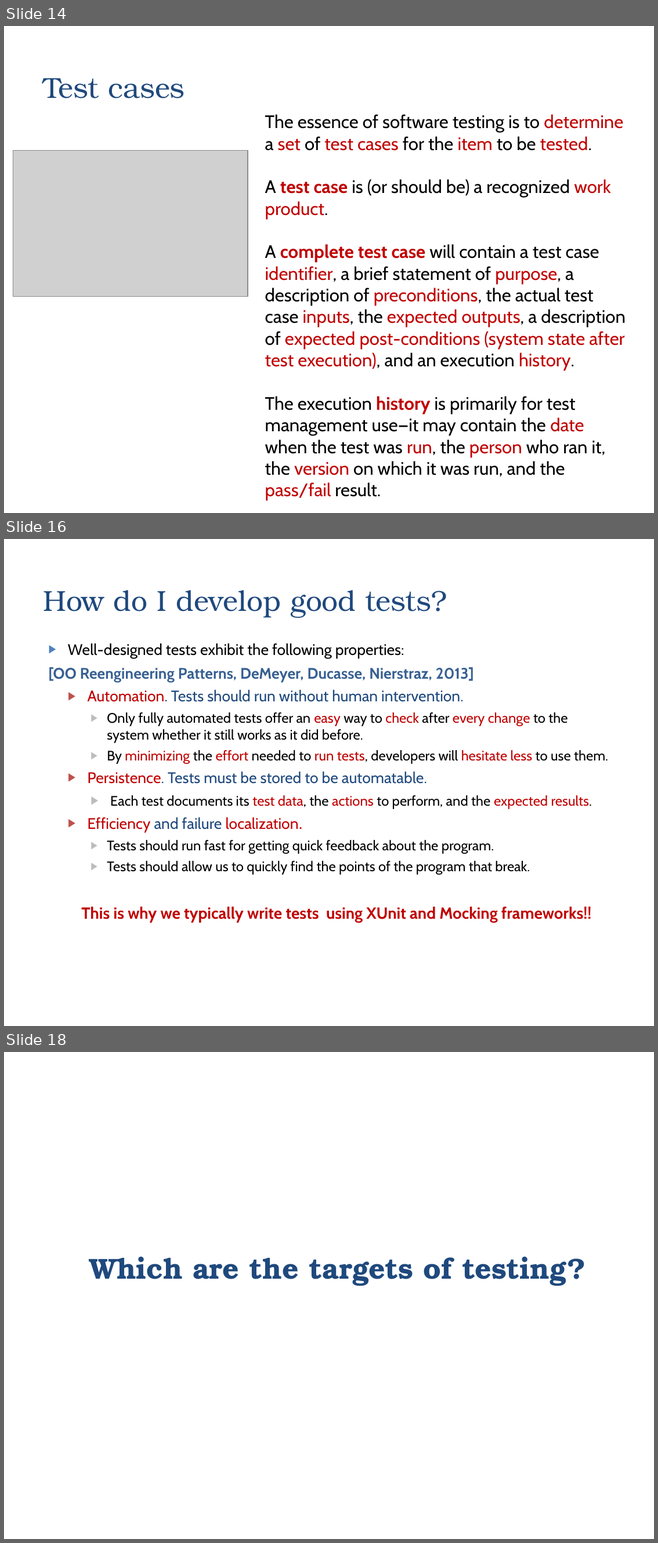
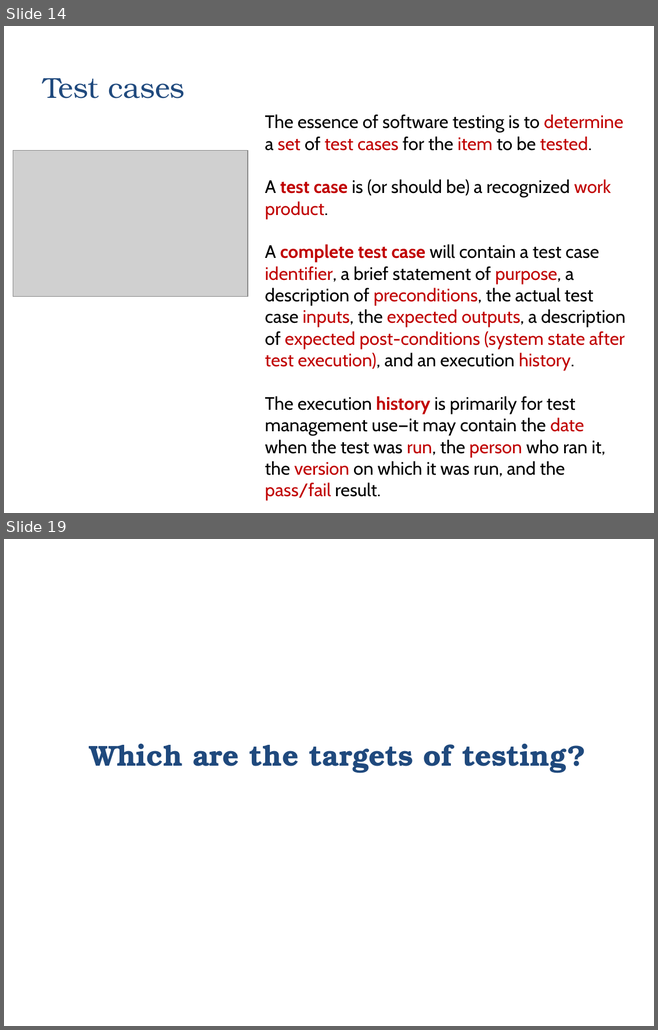
Before and after one commit to zarras/myy803-slides, a slide deck: 6-SoftEng-Testing.ppt. Shown one above the other, each under a label of ours: slides 14, 16 and 18 before the commit, slides 14 and 19 after it; the slides between them are not shown. The pictures are 658x1543 and 658x1030 pixels, drawn with LibreOffice and Linux fonts; fonts in the diff are those of the drawing; grey boxes stand for pictures. Boxes give left, top, right and bottom in pixels: in the first picture for what was removed or moved away, otherwise in the second. Text is boxed around its words. In the diff, an @@ line names an element or a change of style, - is before the commit and + after.

```diff
--- a/6-SoftEng-Testing.ppt
+++ b/6-SoftEng-Testing.ppt
@@ slide 16 removed at (4, 539, 654, 1026), background #FFFFFF @@
@@ title removed at (43, 590, 447, 618) @@
-How do I develop good tests?
@@ text removed at (49, 643, 608, 922) @@
-▶ Well-designed tests exhibit the following properties:
-[OO Reengineering Patterns, DeMeyer, Ducasse, Nierstraz, 2013]
-  ▶ Automation. Tests should run without human intervention.
-    ▶ Only fully automated tests offer an easy way to check after every change to the system whether it still works as it did before.
-    ▶ By minimizing the effort needed to run tests, developers will hesitate less to use them.
-  ▶ Persistence. Tests must be stored to be automatable.
-    ▶ Each test documents its test data, the actions to perform, and the expected results.
-  ▶ Efficiency and failure localization.
-    ▶ Tests should run fast for getting quick feedback about the program.
-    ▶ Tests should allow us to quickly find the points of the program that break.
-  This is why we typically write tests using XUnit and Mocking frameworks!!
@@ what was slide 18 is now slide 19 @@
```
Also in this commit, not shown: 2 slides changed, 42 slides added, 19 other slides removed, 1 other file.
